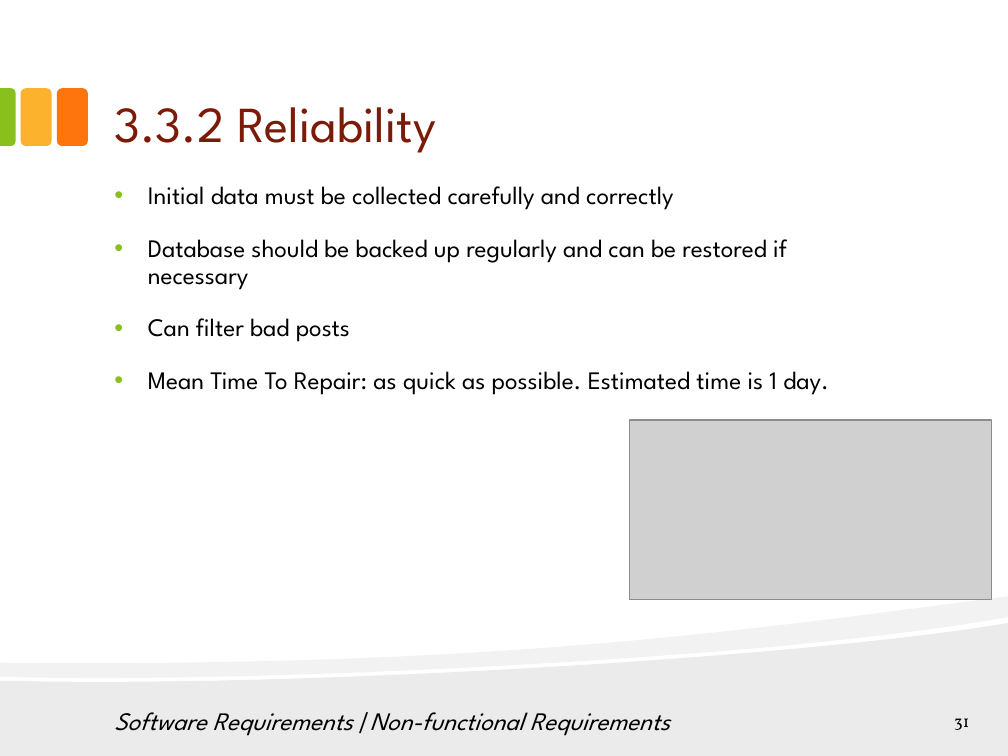
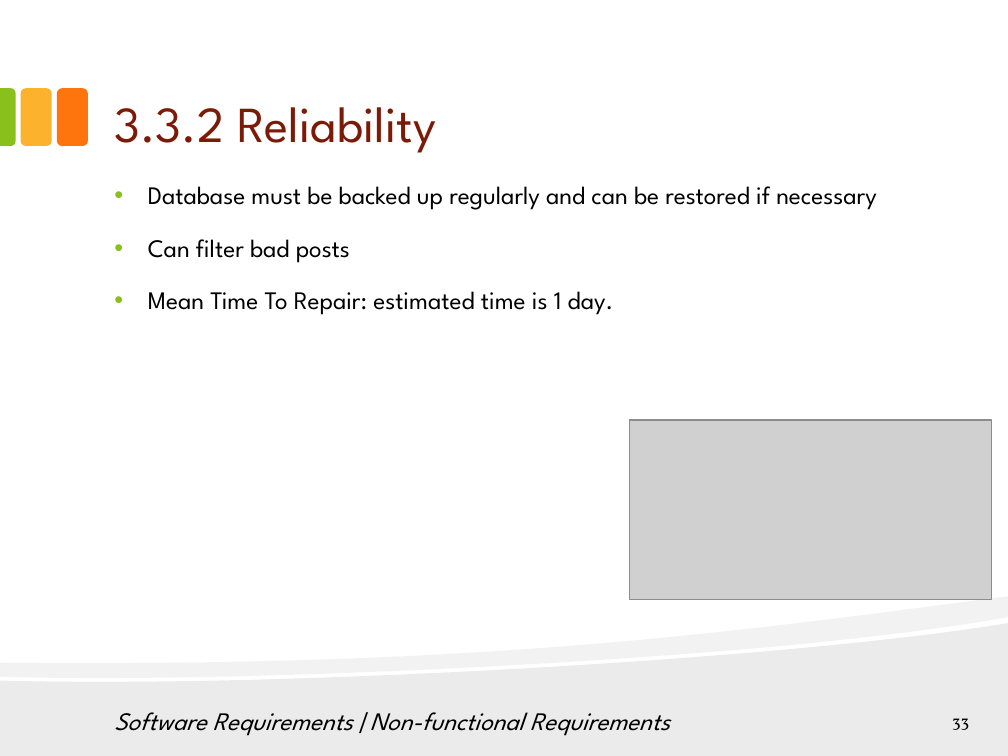
Before and after one commit to hungqcao/Rental-House-Finding, a slide deck: slide 33 of Document/Documentation/Final Document & Report/RHF_Presentation_Final_v1.0.pptx (slide 31 before the commit). Drawn at 1008x756 pixels with LibreOffice and Linux fonts; fonts in the diff are those of the drawing; grey boxes stand for pictures. Boxes give left, top, right and bottom in pixels: in the first picture for what was removed or moved away, otherwise in the second. Text is boxed around its words. In the diff, an @@ line names an element or a change of style, - is before the commit and + after.

```diff
--- a/Document/Documentation/Final Document & Report/RHF_Presentation_Final_v1.0.pptx
+++ b/Document/Documentation/Final Document & Report/RHF_Presentation_Final_v1.0.pptx
@@ text at [148, 186, 877, 210]: text changed @@
-• Initial data must be collected carefully and correctly
-• Database should be backed up regularly and can be restored if necessary
+• Database must be backed up regularly and can be restored if necessary
@@ text at [148, 291, 614, 315]: text changed @@
-• Mean Time To Repair: as quick as possible. Estimated time is 1 day.
+• Mean Time To Repair: estimated time is 1 day.
@@ page number at [952, 718, 969, 730]: text changed @@
-31
+33
```
Also in this commit, not shown: 19 other slides changed, 6 slides added, 5 slides removed.
